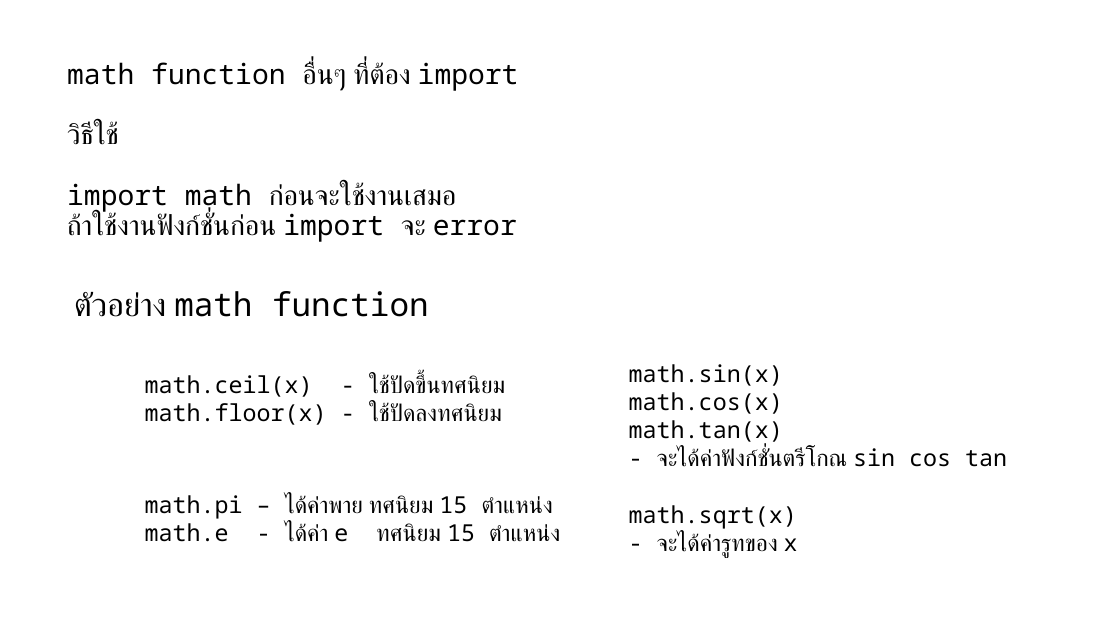
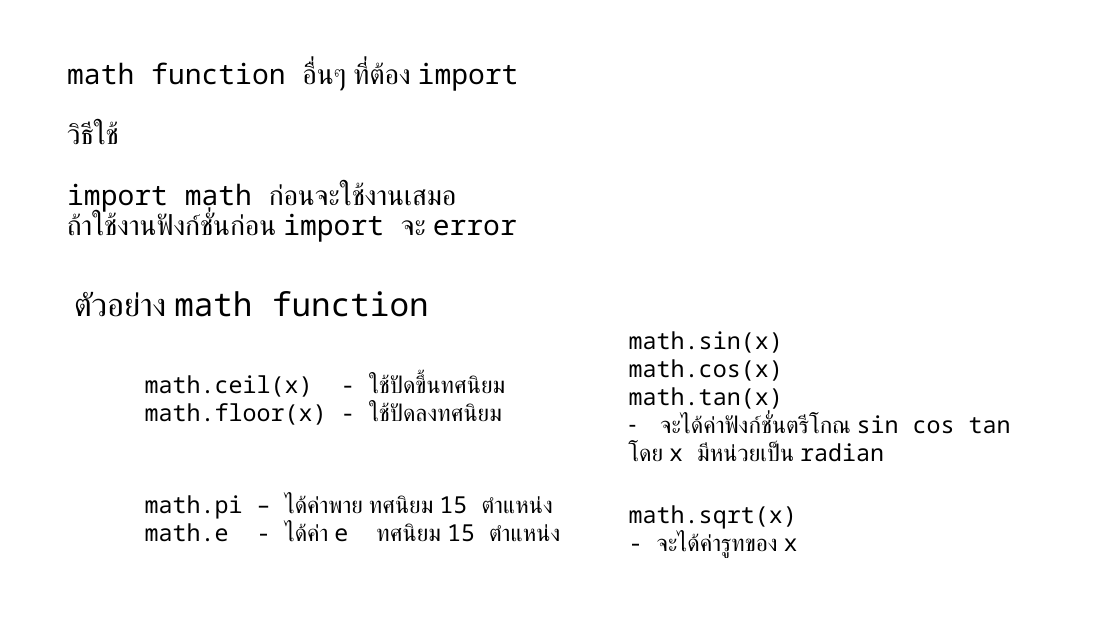
Before and after one commit to Vjumpkung/LetMeTiredPython, a slide deck: slide 17 of slide.pptx. Drawn at 1120x630 pixels with LibreOffice and Linux fonts; fonts in the diff are those of the drawing. Boxes give left, top, right and bottom in pixels: in the first picture for what was removed or moved away, otherwise in the second. Text is boxed around its words. In the diff, an @@ line names an element or a change of style, - is before the commit and + after.

```diff
--- a/slide.pptx
+++ b/slide.pptx
@@ text "math.sin(x)": place and size @@
-text "math.sin(x)" at box(629, 364, 1007, 467)
+text "math.sin(x)" at box(629, 331, 1011, 462)
@@ text at box(629, 415, 1011, 462): text changed @@
-- จะได้ค่าฟังก์ชั่นตรีโกณ sin cos tan
+– จะได้ค่าฟังก์ชั่นตรีโกณ sin cos tan
+โดย x มีหน่วยเป็น radian
```
Also in this commit, not shown: 5 other files.
